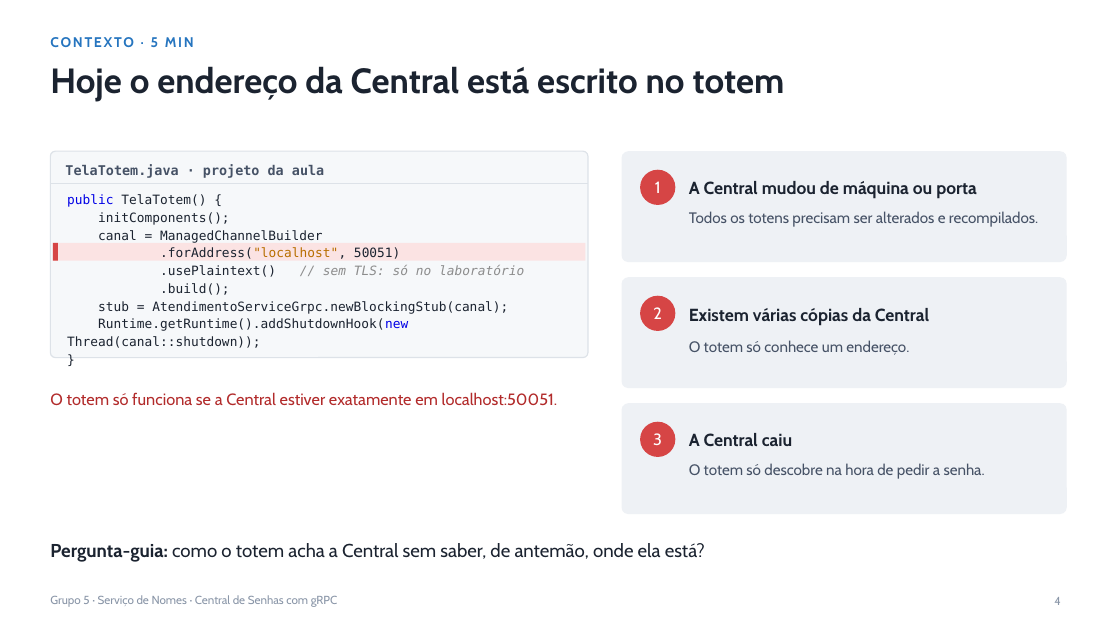
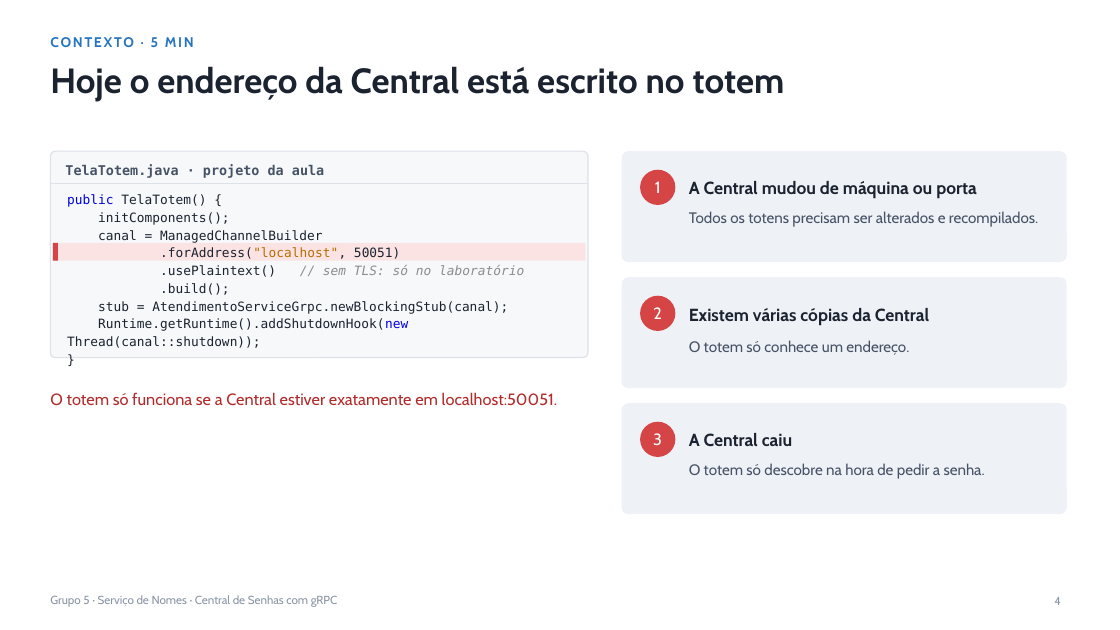
Before and after one commit to hugbrl09/servico-de-nomes-grpc, a slide deck: slide 4 of docs/Grupo5_Servico_de_Nomes_v2.pptx. Drawn at 1120x630 pixels with LibreOffice and Linux fonts; fonts in the diff are those of the drawing. Boxes give left, top, right and bottom in pixels: in the first picture for what was removed or moved away, otherwise in the second. Text is boxed around its words. In the diff, an @@ line names an element or a change of style, - is before the commit and + after.

Commit message:
Atualiza slides da apresentação (v2)
Revisão do arquivo Grupo5_Servico_de_Nomes_v2.pptx: remoção do slide sobre o PROMPTS.md (deck ajustado para 18 slides), simplificação de títulos nas seções de implementação, execução e perguntas, e ajustes no slide final de dúvidas.

```diff
--- a/docs/Grupo5_Servico_de_Nomes_v2.pptx
+++ b/docs/Grupo5_Servico_de_Nomes_v2.pptx
@@ text removed at <box>50,543,705,562</box> @@
-Pergunta-guia: como o totem acha a Central sem saber, de antemão, onde ela está?
```
Also in this commit, not shown: 5 other slides changed, 1 slide removed.
